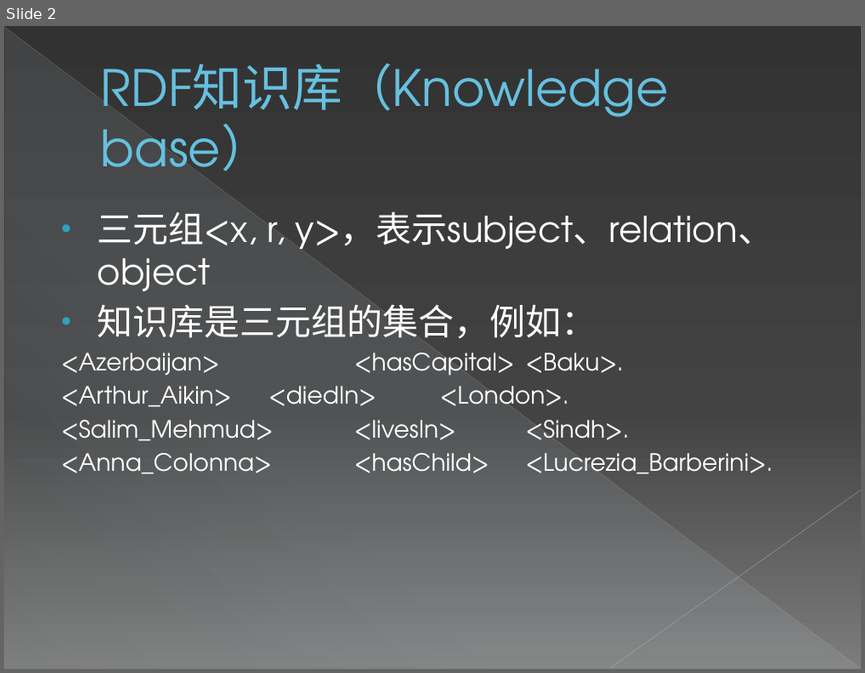
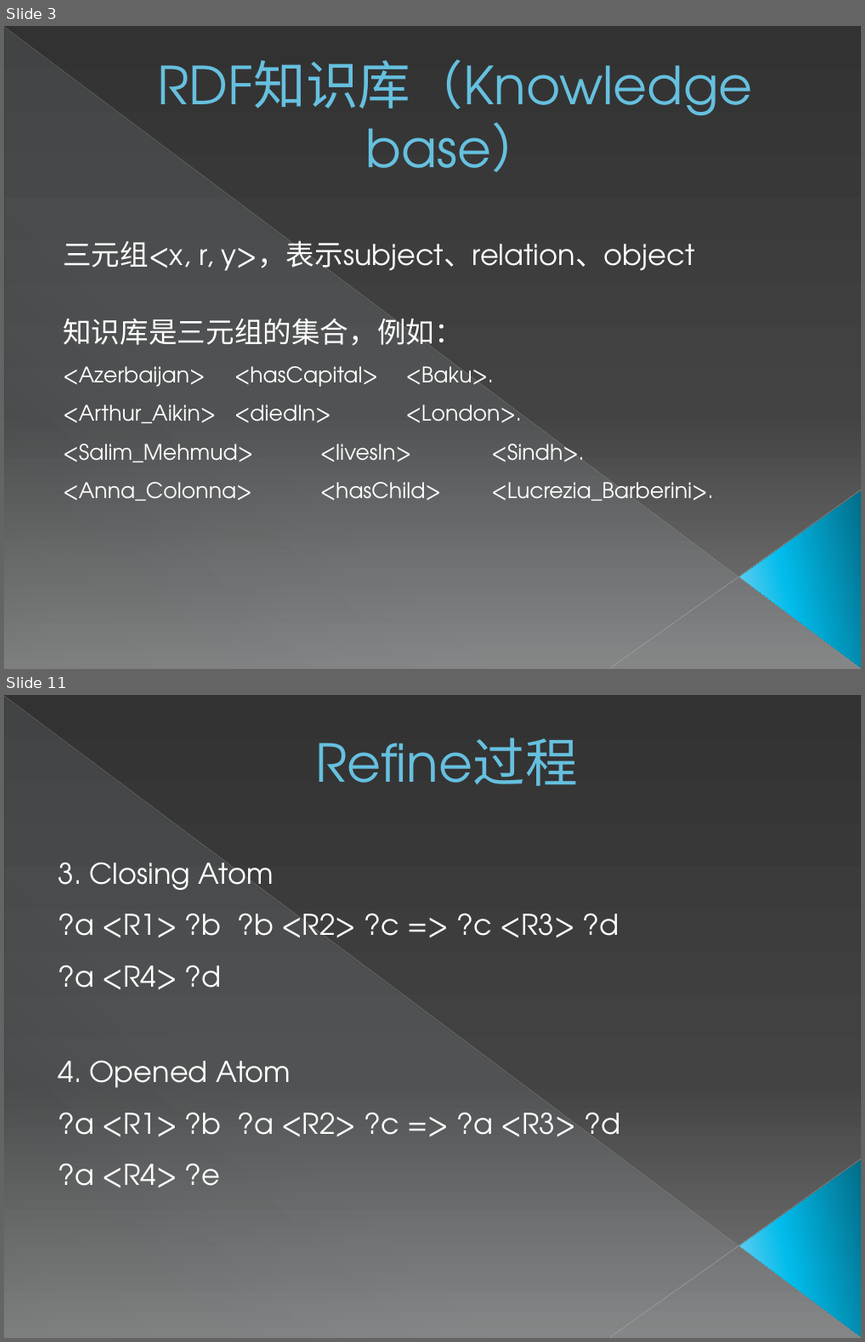
Before and after one commit to zxlzr/RuleMiner, a slide deck: 毕设答辩.pptx. Shown one above the other, each under a label of ours: slide 2 before the commit, slides 3 and 11 after it; the slides between them are not shown. The pictures are 865x673 and 865x1342 pixels, drawn with LibreOffice and Linux fonts; fonts in the diff are those of the drawing. Boxes give left, top, right and bottom in pixels: in the first picture for what was removed or moved away, otherwise in the second. Text is boxed around its words. In the diff, an @@ line names an element or a change of style, - is before the commit and + after.

```diff
--- a/毕设答辩.pptx
+++ b/毕设答辩.pptx
@@ slide 11 added at [4, 695, 861, 1338], background gradient #333333 to #444444 to #7D7D7D; not listed: 4 template elements that a slide beside it also shows @@
@@ text added at [316, 737, 578, 786], 44 pt, text #66C0E0 @@
+Refine过程
@@ text added at [58, 862, 619, 990], 24 pt, text #FFFFFF @@
+3. Closing Atom
+?a <R1> ?b ?b <R2> ?c => ?c <R3> ?d
+?a <R4> ?d
@@ text added at [58, 1061, 620, 1187], 24 pt, text #FFFFFF @@
+4. Opened Atom
+?a <R1> ?b ?a <R2> ?c => ?a <R3> ?d
+?a <R4> ?e
@@ what was slide 2 is now slide 3 @@
@@ slide 3 changed as well @@
@@ text "RDF知识库（Knowledge base）" at [157, 59, 752, 172]: size 42 to 44 pt; alignment left to centre; vertical alignment middle to bottom @@
@@ text "三元组<x, r, y>，表示subject、relation、object": place and size @@
-text "三元组<x, r, y>，表示subject、relation、object" at [61, 211, 773, 474]
+text "三元组<x, r, y>，表示subject、relation、object" at [63, 240, 713, 500]
@@ text "三元组<x, r, y>，表示subject、relation、object" at [63, 240, 713, 500]: size 30 to 24 pt in "三元组<x, r, y>，表示subject、relation、object", "知识库是三元组的集合，例如："; size 20 to 18 pt in "<Azerbaijan> <hasCapital> <Baku>.", "<Arthur_Aikin> <diedIn> <London>.", "<Salim_Mehmud> <livesIn> <Sindh>.", "<Anna_Colonna> <hasChild> <Lucrezia_Barberini>."; bullet • to none; less space between paragraphs; line spacing 1 to 1.5; indent changed @@
@@ triangle added at [739, 491, 861, 668], fill gradient #036E89 to #01BCEB to #7CD1F2 @@
```
Also in this commit, not shown: 3 other slides changed, 18 other slides added.
